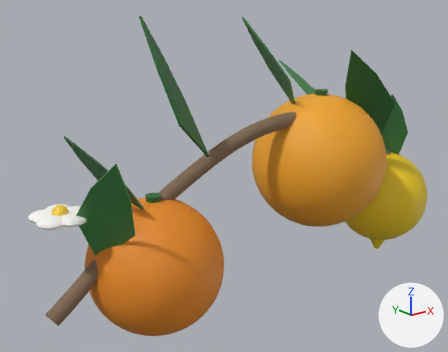
An edit to the glTF model public/models/citrus-branch.glb, drawn before and after from the same camera.
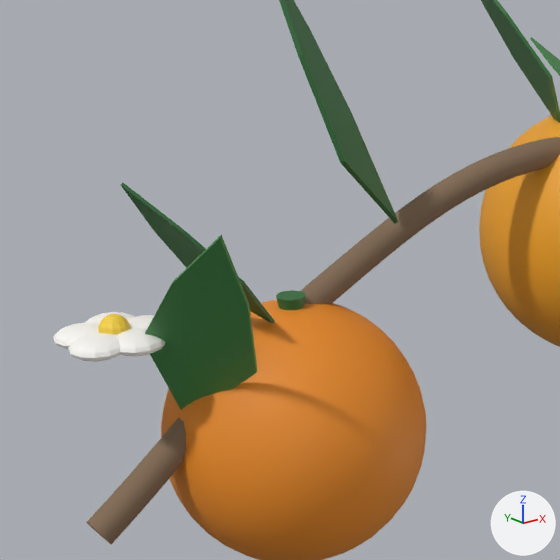
Each version is shown whole from a camera (50 mm lens) standing at (-2.957, -3.221, 1.387) and looking at (-0.232, 0.185, 0.024), then close up on the part from 0% to 66% of the width and 11% to 95% of the height. Every picture has the same lights, and +X, +Y and +Z are marked at lower right. The first two pictures are the older version. Where no turn or scale is listed for an object, it has been applied to the vertices. Vertices at exactly the same position are counted once.

The first close-up shows 'Branch', 'Leaf1', 'Leaf2', 'Leaf3', 'Leaf6', 'OrangeA', 'OrangeB', 'Sphere', 'Sphere.001', 'Sphere.002', 'Sphere.003', 'Sphere.004', 'Sphere.005' and 2 more.
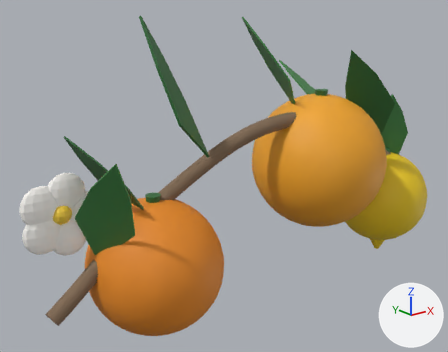
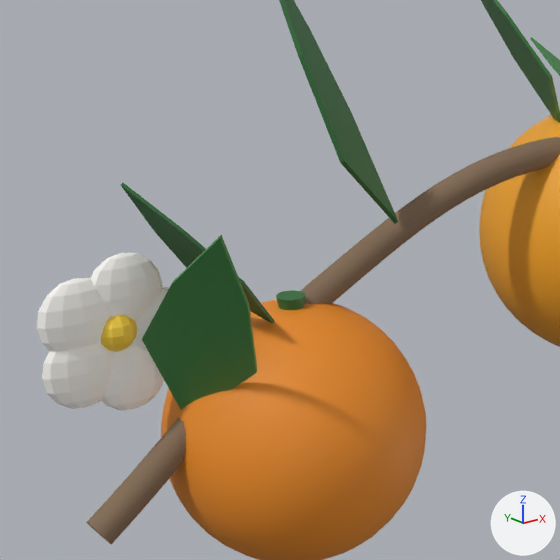
Commit message: Deep QA: regenerated citrus branch model

Changed parts and their boxes (x1, y1, x2, y2) in the close-ups (560 x 560 px):
'Sphere.003', reshaped, moved, rescaled
    before: (68, 333, 121, 362)
    after: (42, 343, 115, 409)
'Sphere.002', reshaped, moved, rescaled
    before: (53, 322, 99, 349)
    after: (37, 278, 110, 352)
'Sphere.001', reshaped, moved, rescaled
    before: (86, 312, 135, 324)
    after: (90, 253, 163, 322)
'Sphere.004', reshaped, moved, rescaled
    before: (117, 328, 165, 356)
    after: (101, 344, 164, 410)
'Sphere.005', reshaped
    before: (98, 314, 131, 335)
    after: (101, 315, 137, 352)
'Sphere', moved, rescaled
    before: (128, 315, 154, 329)
    after: (132, 287, 169, 352)

What the commit changed:
me_sphere_004 is used by ob_sphere_001; location (-1.519, 0.195, 0.05); scale (1.0, 1.0, 0.35).
me_sphere_004 had 86 vertices, 168 faces and spanned x -0.09..0.09, y -0.09..0.09, z -0.09..0.09.
me_sphere_004 now has 86 vertices, 168 faces and spans x -0.13..0.13, y -0.13..0.13, z -0.13..0.13.
me_sphere_004 part 1: 86 vertices removed from x -0.09..0.09, y -0.09..0.09, z -0.09..0.09; 86 vertices added at x -0.13..0.13, y -0.13..0.13, z -0.13..0.13, forming a UV sphere (12 segments, 8 rings, poles along z).
me_sphere_005 is used by ob_sphere_002; location (-1.631, 0.159, 0.05); scale (1.0, 1.0, 0.35).
me_sphere_005 had 86 vertices, 168 faces and spanned x -0.09..0.09, y -0.09..0.09, z -0.09..0.09.
me_sphere_005 now has 86 vertices, 168 faces and spans x -0.13..0.13, y -0.13..0.13, z -0.13..0.13.
me_sphere_005 part 2: 86 vertices removed from x -0.09..0.09, y -0.09..0.09, z -0.09..0.09; 86 vertices added at x -0.13..0.13, y -0.13..0.13, z -0.13..0.13, forming a UV sphere (12 segments, 8 rings, poles along z).
me_sphere_006 is used by ob_sphere_003; location (-1.631, 0.041, 0.05); scale (1.0, 1.0, 0.35).
me_sphere_006 had 86 vertices, 168 faces and spanned x -0.09..0.09, y -0.09..0.09, z -0.09..0.09.
me_sphere_006 now has 86 vertices, 168 faces and spans x -0.13..0.13, y -0.13..0.13, z -0.13..0.13.
me_sphere_006 part 3: 86 vertices removed from x -0.09..0.09, y -0.09..0.09, z -0.09..0.09; 86 vertices added at x -0.13..0.13, y -0.13..0.13, z -0.13..0.13, forming a UV sphere (12 segments, 8 rings, poles along z).
me_sphere_007 is used by ob_sphere_004; location (-1.519, 0.005, 0.05); scale (1.0, 1.0, 0.35).
me_sphere_007 had 86 vertices, 168 faces and spanned x -0.09..0.09, y -0.09..0.09, z -0.09..0.09.
me_sphere_007 now has 86 vertices, 168 faces and spans x -0.13..0.13, y -0.13..0.13, z -0.13..0.13.
me_sphere_007 part 4: 86 vertices removed from x -0.09..0.09, y -0.09..0.09, z -0.09..0.09; 86 vertices added at x -0.13..0.13, y -0.13..0.13, z -0.13..0.13, forming a UV sphere (12 segments, 8 rings, poles along z).
me_sphere_008 is used by ob_sphere_005; location (-1.55, 0.1, 0.07).
me_sphere_008 had 86 vertices, 168 faces and spanned x -0.05..0.05, y -0.05..0.05, z -0.05..0.05.
me_sphere_008 now has 86 vertices, 168 faces and spans x -0.07..0.07, y -0.07..0.07, z -0.07..0.07.
me_sphere_008 part 5: 86 vertices removed from x -0.05..0.05, y -0.05..0.05, z -0.05..0.05; 86 vertices added at x -0.07..0.07, y -0.07..0.07, z -0.07..0.07, forming a UV sphere (12 segments, 8 rings, poles along z).
Object 'Sphere' (ob_sphere) moves from (-1.45, 0.1, 0.05) to (-1.41, 0.1, 0.05).
Object 'Sphere' (ob_sphere) is rescaled from (1.0, 1.0, 0.35) to (1.0, 0.35, 1.0).
Object 'Sphere.001' (ob_sphere_001) moves from (-1.519, 0.195, 0.05) to (-1.507, 0.1, 0.183).
Object 'Sphere.001' (ob_sphere_001) is rescaled from (1.0, 1.0, 0.35) to (1.0, 0.35, 1.0).
Object 'Sphere.002' (ob_sphere_002) moves from (-1.631, 0.159, 0.05) to (-1.663, 0.1, 0.132).
Object 'Sphere.002' (ob_sphere_002) is rescaled from (1.0, 1.0, 0.35) to (1.0, 0.35, 1.0).
Object 'Sphere.003' (ob_sphere_003) moves from (-1.631, 0.041, 0.05) to (-1.663, 0.1, -0.032).
Object 'Sphere.003' (ob_sphere_003) is rescaled from (1.0, 1.0, 0.35) to (1.0, 0.35, 1.0).
Object 'Sphere.004' (ob_sphere_004) moves from (-1.519, 0.005, 0.05) to (-1.507, 0.1, -0.083).
Object 'Sphere.004' (ob_sphere_004) is rescaled from (1.0, 1.0, 0.35) to (1.0, 0.35, 1.0).
